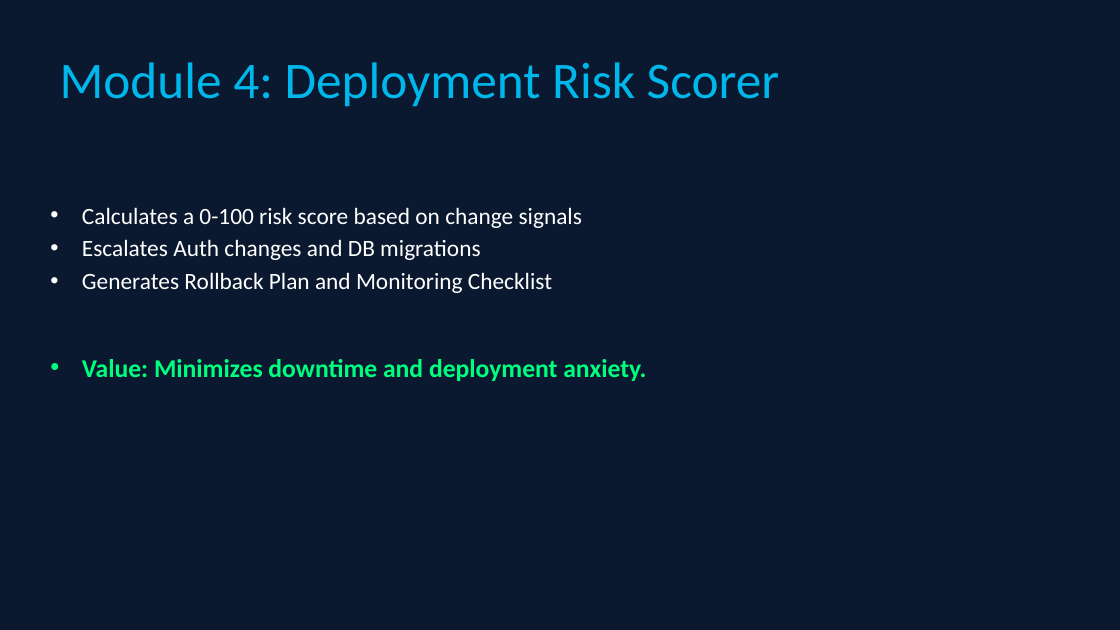
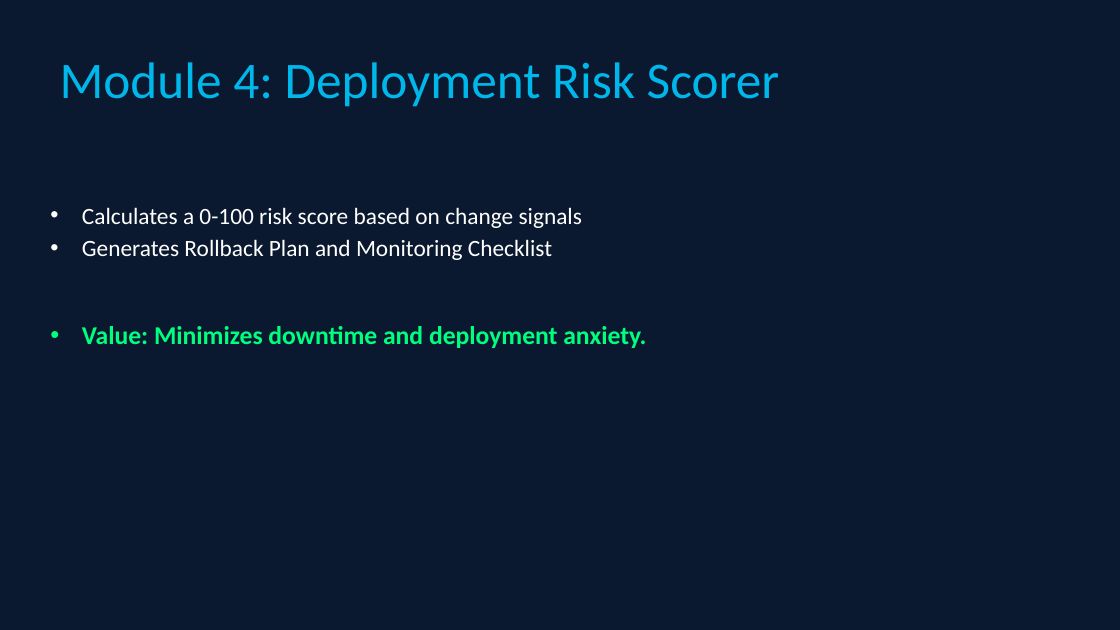
Before and after one commit to Manikandan180804/AI-Augmented-SDLC-platform, a slide deck: slide 8 of backend/AI_SDLC_Presentation.pptx. Drawn at 1120x630 pixels with LibreOffice and Linux fonts; fonts in the diff are those of the drawing. Boxes give left, top, right and bottom in pixels: in the first picture for what was removed or moved away, otherwise in the second. Text is boxed around its words. In the diff, an @@ line names an element or a change of style, - is before the commit and + after.

```diff
--- a/backend/AI_SDLC_Presentation.pptx
+++ b/backend/AI_SDLC_Presentation.pptx
@@ text at (x1=82, y1=239, x2=480, y2=260): paragraph removed @@
-• Escalates Auth changes and DB migrations
```
Also in this commit, not shown: 8 other slides changed, 1 slide added, 1 slide removed, 3 other files.
